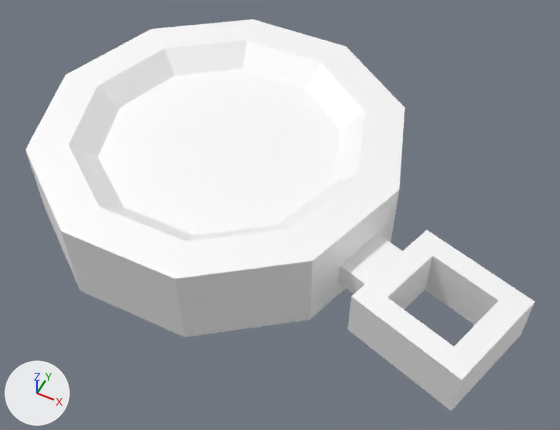
The glTF model Assets/3D Assets/compass.glb as it was, and as the next commit left it.
The view is the same before and after, from a camera (50 mm lens) standing at (0.000811, -0.001659, 0.002048) and looking at (0.000022, -0.000081, 0.000075). Lighting does not change. The marker at lower left points along +X, +Y and +Z. The first picture is the older version. Where no turn or scale is listed for an object, it has been applied to the vertices.

Objects in the first picture: 'compass-col'.
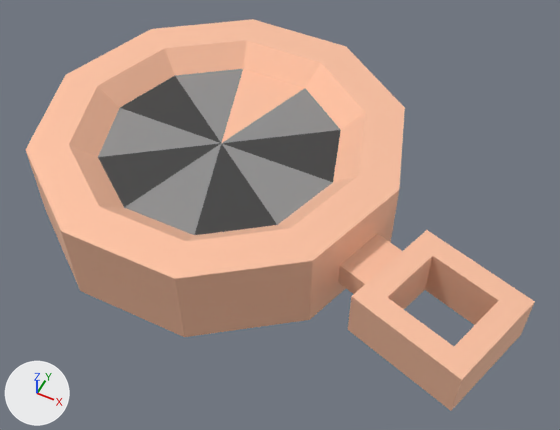
Where the change shows, as pixel boxes (x1, y1, x2, y2) in the pictures (560 x 430 px):
'compass-col', surface changed (darker): (26, 19, 535, 411) in both

The edits, one by one:
Picture 'PolygonSciFiSpace_Texture_01_A' (img_polygonscifispace_texture_01_a) is new.
In material 'Texture_01' (mat_texture_01), base_color is no longer (1.0, 1.0, 1.0), white #ffffff.
In material 'Texture_01' (mat_texture_01), texture is now set to img_polygonscifispace_texture_01_a.
